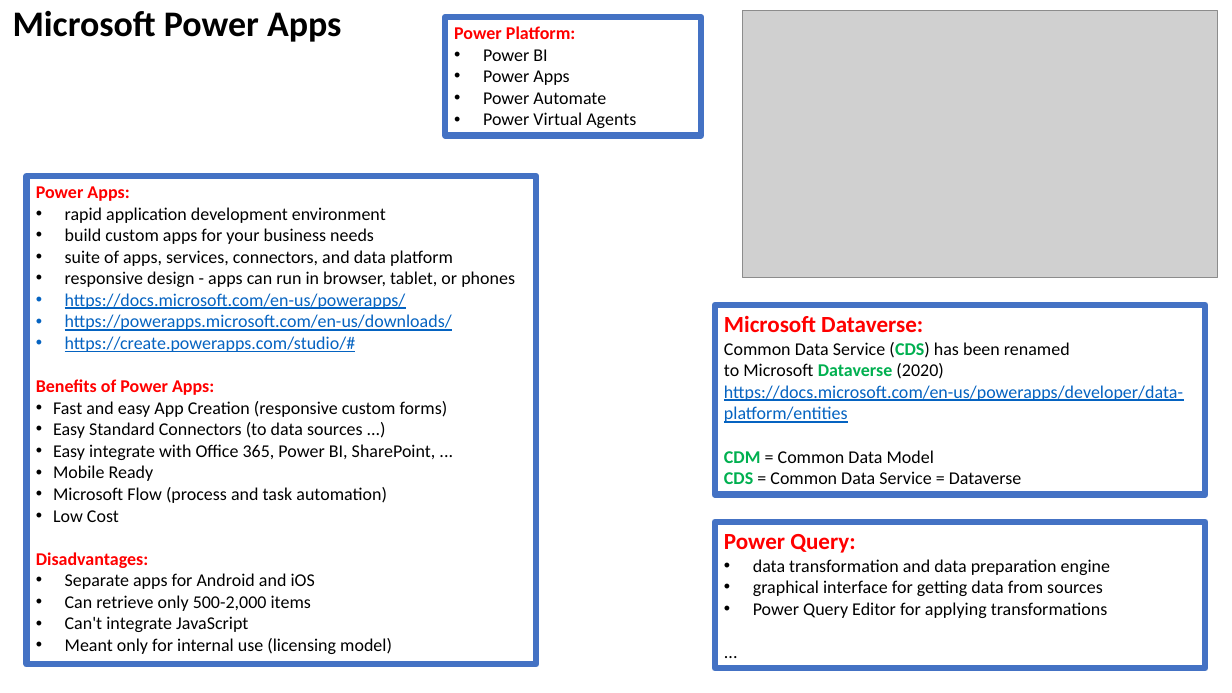
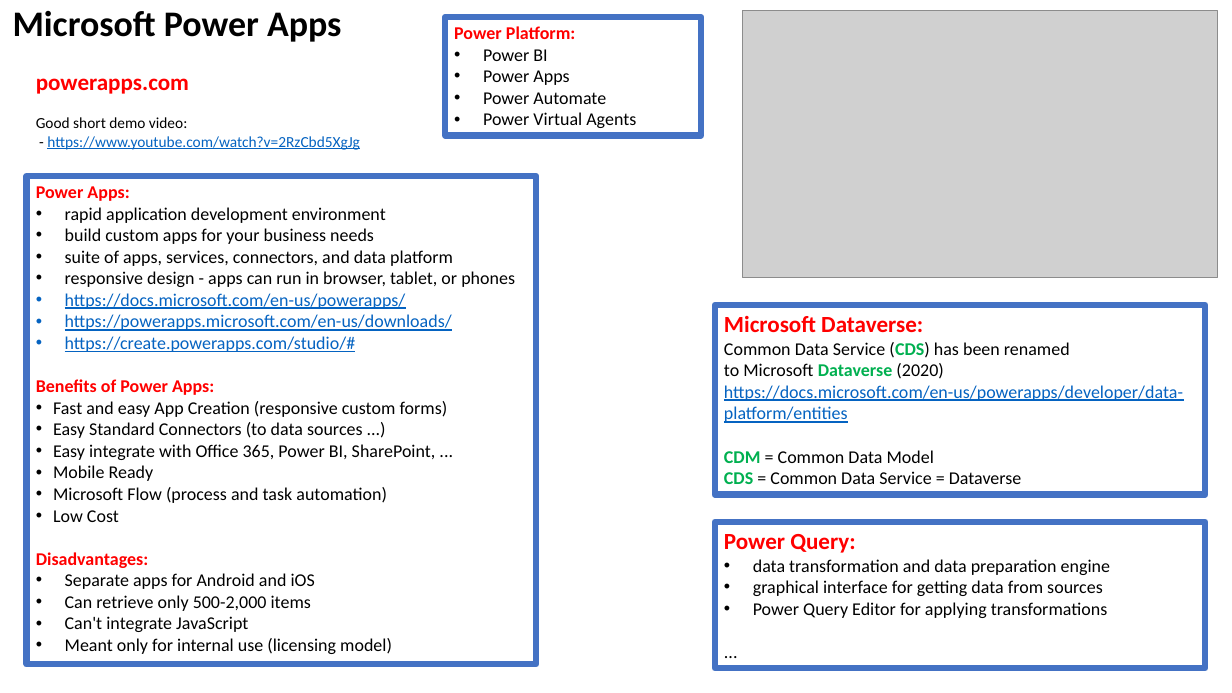
Before and after one commit to lselector/misc, a slide deck: slide 3 of PowerBI_PowerApps.pptx (slide 2 before the commit). Drawn at 1232x693 pixels with LibreOffice and Linux fonts; fonts in the diff are those of the drawing; grey boxes stand for pictures. Boxes give left, top, right and bottom in pixels: in the first picture for what was removed or moved away, otherwise in the second. Text is boxed around its words. In the diff, an @@ line names an element or a change of style, - is before the commit and + after.

```diff
--- a/PowerBI_PowerApps.pptx
+++ b/PowerBI_PowerApps.pptx
@@ text added at [36,78,360,150], 12 pt, text #0563C1, underline @@
+powerapps.com
+Good short demo video:
+- https://www.youtube.com/watch?v=2RzCbd5XgJg
```
Also in this commit, not shown: 1 slide added.
